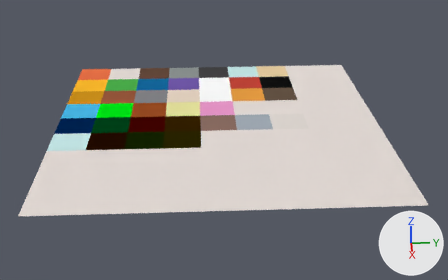
The Blender file Materials/MaterialsBI.blend, before and after one commit.
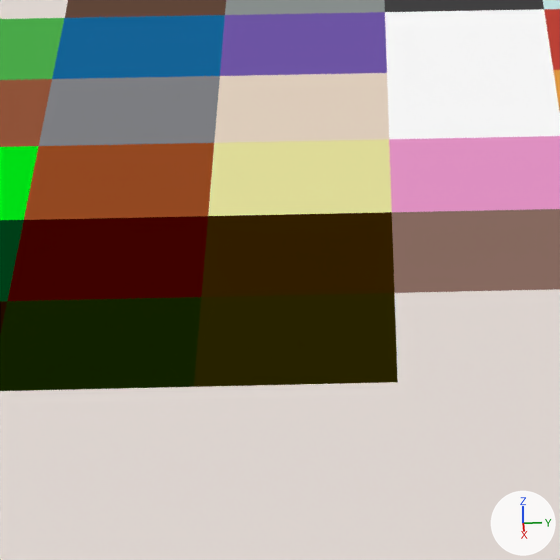
Each version is shown whole from a 50 mm camera at (28.3, -1.1, 13.4) aimed at (0.4, 0.3, -0.8), then close up on the part from 28% to 52% of the width and 27% to 65% of the height. Arrows for +X, +Y and +Z are at lower right; the lights stay in place.

Objects in the first close-up: '_MaterialsBI'.
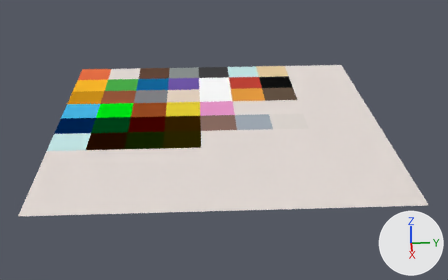
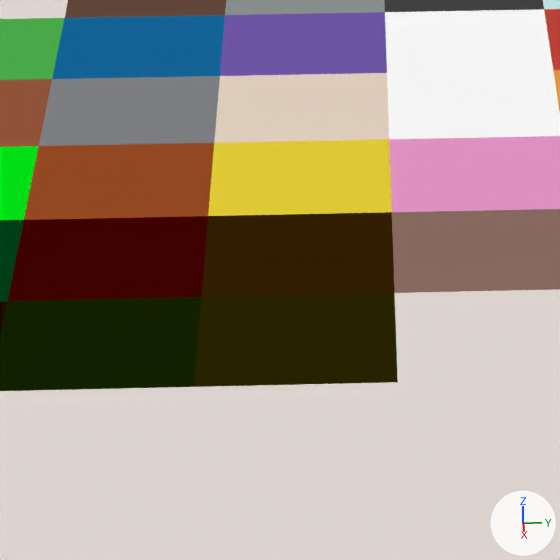
Boxes (x1, y1, x2, y2) around the edits, measured in the close-ups (560 x 560 px):
'_MaterialsBI', recoloured (beige to yellow)
    both: (205, 136, 395, 219)

What changed in the scene script:
```text
Change mat_glowyellow:
    mat_glowyellow.base_color: (0.8, 0.771, 0.34) -> (0.8, 0.631, 0.0388)  # beige #e7e39e -> yellow #e7d037
```
